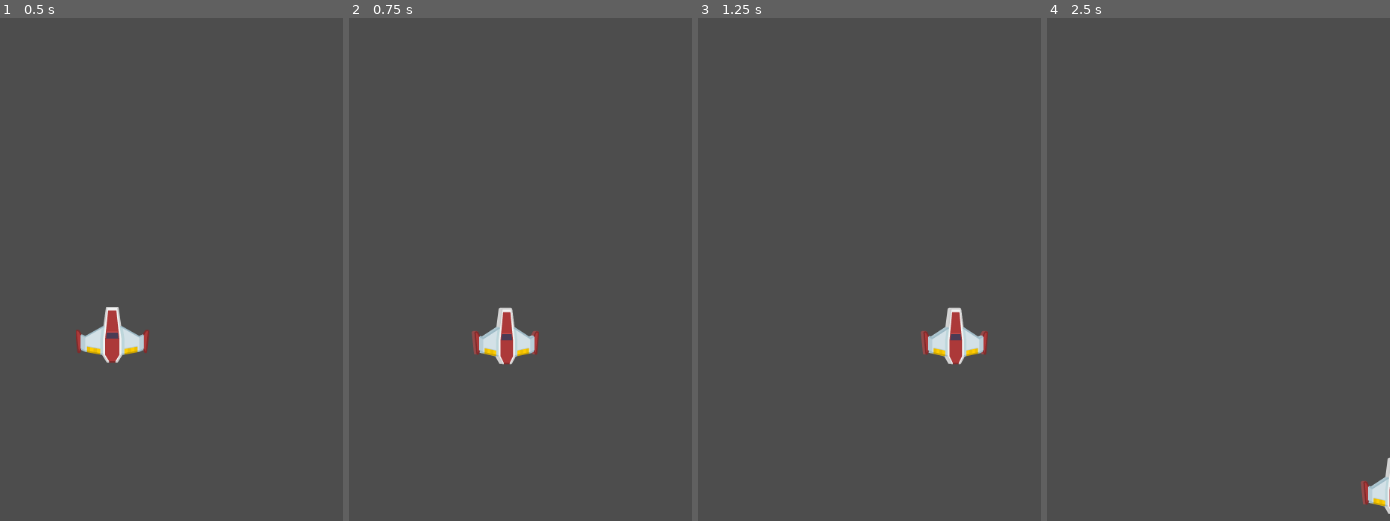
Above: before the commit, frames 1-4 (left to right).
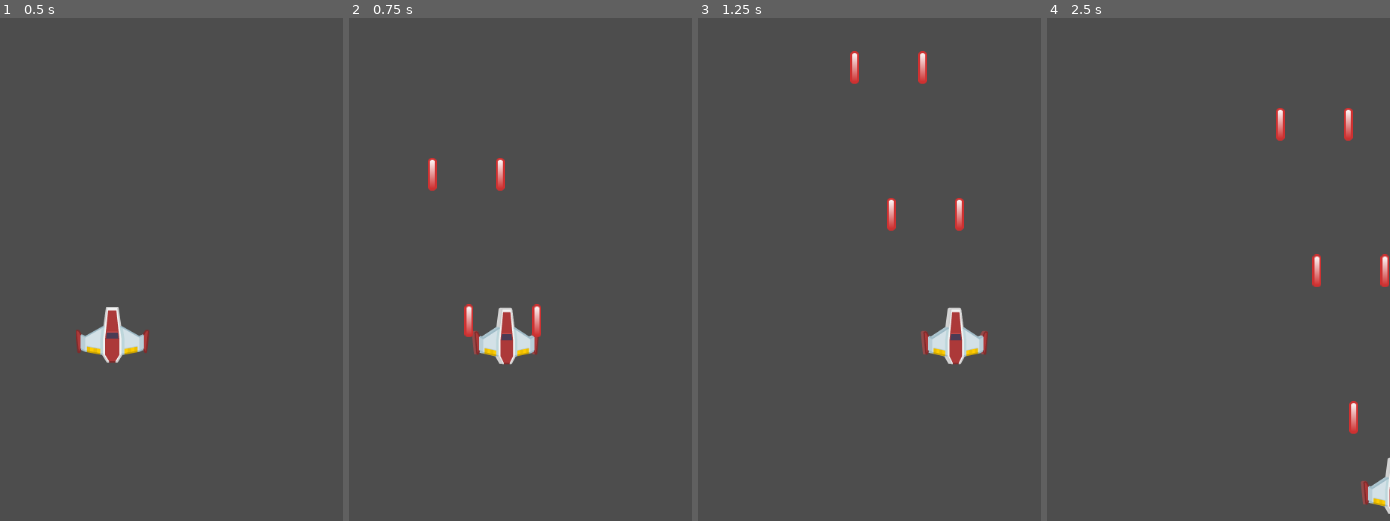
Above: after the commit, the same moments.

Repository: ivaylo-traykov/Yet-Another-Space-Shooter-course-
Game: Godot game, scene res://MainScenes/game.tscn
The game is run twice, just before and just after one commit, with the same random seed, the same clock (stepped at 60 frames per second) and the same inputs.
Inputs:
- Up to frame 1 (0.5 s): no input
- Up to frame 2 (0.75 s): tap Enter at 0.5 s; hold D (move_right) from 0.53 s (still down); hold Space (shoot) from 0.53 s (still down)
- Up to frame 3 (1.25 s): keep holding D (move_right); keep holding Space (shoot)
- Up to frame 4 (2.5 s): release D (move_right) at 1.28 s; release Space (shoot) at 1.28 s; hold S (move_down) 1.28-2.03 s; tap Space (shoot) at 1.35 s; hold D (move_right) from 2.03 s (still down); hold Space (shoot) from 2.03 s (still down)

Frame 1 is identical in both runs. In frame 2, 0.7% of the frame differs, in the area x 23-56%, y 27-64%; in frame 3, 0.7%; in frame 4, 0.8%, in the area x 66-100%, y 17-83%.

Commit message:
Added bullet and player firing

Diff:
--- /dev/null
+++ b/Bullets/Bullet.gd
@@ -0,0 +1,10 @@
+extends Area2D
+
+var speed : float = 800
+
+func _physics_process(delta):
+	position.y -= speed * delta
+
+
+func _on_visible_on_screen_notifier_2d_screen_exited():
+	queue_free()
--- /dev/null
+++ b/Bullets/Bullet.tscn
@@ -0,0 +1,24 @@
+[gd_scene load_steps=4 format=3 uid="uid://63f31d1vw5av"]
+
+[ext_resource type="Script" path="res://Bullets/Bullet.gd" id="1_c1qt8"]
+[ext_resource type="Texture2D" uid="uid://bmgguvt0no4ta" path="res://Assets/laserRed.png" id="2_m4u76"]
+
+[sub_resource type="CapsuleShape2D" id="CapsuleShape2D_a8am4"]
+radius = 4.0
+height = 34.0
+
+[node name="Bullet" type="Area2D"]
+script = ExtResource("1_c1qt8")
+
+[node name="Sprite2D" type="Sprite2D" parent="."]
+rotation = 3.14159
+texture = ExtResource("2_m4u76")
+
+[node name="CollisionShape2D" type="CollisionShape2D" parent="."]
+shape = SubResource("CapsuleShape2D_a8am4")
+
+[node name="VisibleOnScreenNotifier2D" type="VisibleOnScreenNotifier2D" parent="."]
+position = Vector2(1.19209e-07, 0.500001)
+scale = Vector2(0.7, 1.95)
+
+[connection signal="screen_exited" from="VisibleOnScreenNotifier2D" to="." method="_on_visible_on_screen_notifier_2d_screen_exited"]
--- a/Player/Player.gd
+++ b/Player/Player.gd
@@ -2,8 +2,12 @@
 
 @export var speed: float = 100
 @onready var anim = $AnimatedSprite2D
+@onready var bullet_scene = preload("res://Bullets/Bullet.tscn")
+@onready var guns = $Guns
+@onready var fire_cooldown_timer = $FireCooldown
 
 var vel := Vector2(0, 0)
+var fire_cooldown: float = 0.15
 
 func _process(delta):
 	if vel.x > 0:
@@ -12,6 +16,13 @@
 		anim.play("left")
 	else:
 		anim.play("default")
+
+	if Input.is_action_pressed("shoot") and fire_cooldown_timer.is_stopped():
+		fire_cooldown_timer.start(fire_cooldown)
+		for gun in guns.get_children():
+			var bullet = bullet_scene.instantiate()
+			bullet.global_position = gun.global_position
+			get_tree().current_scene.add_child(bullet)
 
 
 func _physics_process(delta):
--- a/Player/Player.tscn
+++ b/Player/Player.tscn
@@ -56,3 +56,15 @@
 [node name="CollisionShape2D" type="CollisionShape2D" parent="."]
 position = Vector2(-1, 3)
 shape = SubResource("CircleShape2D_v55ly")
+
+[node name="Guns" type="Node2D" parent="."]
+
+[node name="LeftGun" type="Node2D" parent="Guns"]
+position = Vector2(-34, -15)
+
+[node name="RightGun" type="Node2D" parent="Guns"]
+position = Vector2(34, -15)
+
+[node name="FireCooldown" type="Timer" parent="."]
+wait_time = 0.5
+one_shot = true
